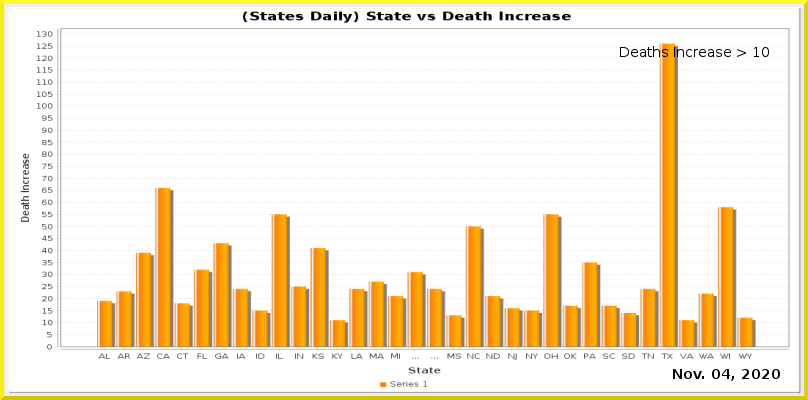
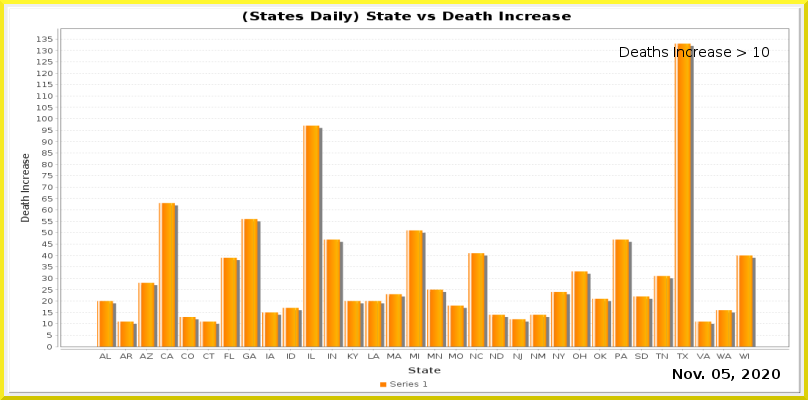
Comparing the layer stacks of the two w=808, h=400 images. Changes:
painted on "Current Date" over [722, 369, 730, 379]
painted on "Date_vs_TestIncrease.png" over [37, 31, 789, 360]
